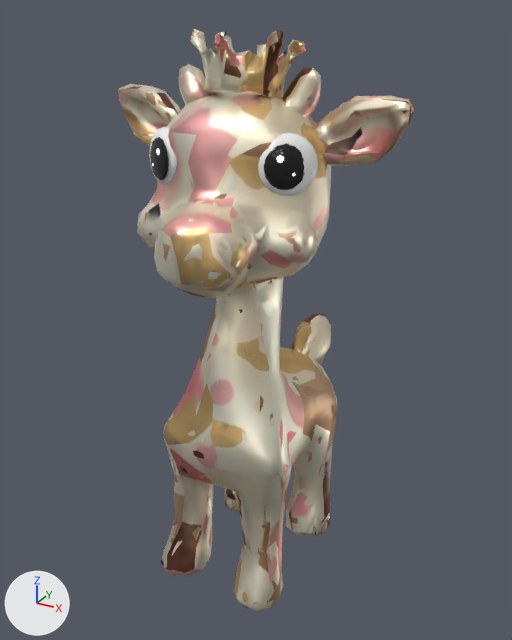
The glTF model pieces/dame_weiss.glb: old version first, new version second.
Camera for both pictures: a camera (50 mm lens) standing at (0.793, -1.48, 1.419) and looking at (-0.015, -0.011, 0.684). Lighting does not change. The marker at lower left points along +X, +Y and +Z. The older version comes first. Vertices at exactly the same position are counted once.

The first picture shows 'geometry_0'.
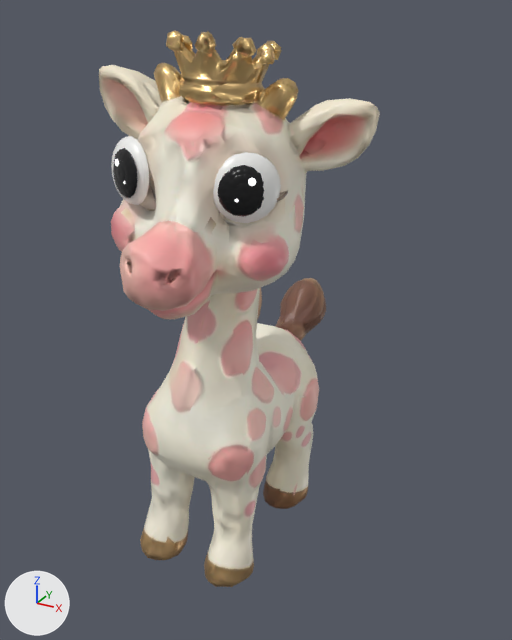
Edits to the bpy script that builds the scene:
```text
Add img_image_2_image_3:
    img_image_2_image_3 = load_image('Image_2-Image_3', '_unpacked/Image_2-Image_3', 1024, 1024, 'Non-Color')
Change mat_material_0:
    where n4 = _N.new('ShaderNodeTexImage'); n4.name = 'Image Texture.001'
    n4.image: img_image_1 -> img_image_2_image_3
    add n5 = _N.new('ShaderNodeNormalMap'); n5.name = 'Normal Map'
    add n5.uv_map = 'UVMap'
    add n6 = _N.new('ShaderNodeTexImage'); n6.name = 'Image Texture.002'
    add n6.image = img_image_1
    where n0 = _N.new('ShaderNodeBsdfPrincipled'); n0.name = 'Principled BSDF'
    add _L.new(n5.outputs[0], n0.inputs[5])  # 'Normal' to 'Normal'
    add _L.new(n6.outputs[0], n5.inputs[1])  # 'Color' to 'Color'
Change me_geometry_0:
    used by ob_geometry_0; location = (0.0, 0.0, 0.0)
    remove me_geometry_0.from_pydata(...)  # 2833 vertices, 5553 faces; spans x -0.354..0.354, y -0.402..0.402, z 0.0..1.38
    add me_geometry_0.from_pydata(...)  # 2902 vertices, 5680 faces; spans x -0.309..0.309, y -0.503..0.503, z 0.0..1.38
    me_geometry_0 part 1: the loose piece of 17 vertices spanning x -0.13..-0.116, y -0.25..-0.241, z 1.133..1.149 is moved by (-0.019, -0.113, -0.006)
    me_geometry_0 part 2: the loose piece of 17 vertices spanning x 0.147..0.159, y -0.222..-0.211, z 1.138..1.154 is moved by (-0.008, -0.101, -0.026)
    me_geometry_0 part 3: the loose piece of 65 vertices spanning x -0.17..-0.091, y -0.256..-0.208, z 1.077..1.169 is turned 7.1 degrees about the z axis through its middle and scaled by 1.08, then moved by (0.006, -0.125, -0.007)
    me_geometry_0 part 4: the loose piece of 65 vertices spanning x 0.124..0.193, y -0.233..-0.171, z 1.082..1.174 is multiplied about its middle by the matrix ((1.079, 0.006, 0.048), (-0.004, 1.079, -0.055), (-0.048, 0.054, 1.078)), then moved by (-0.031, -0.119, -0.027)
    me_geometry_0 part 5: the loose piece of 101 vertices spanning x -0.186..-0.074, y -0.25..-0.177, z 1.059..1.186 is turned 7.1 degrees about the z axis through its middle and scaled by 1.08, then moved by (0.004, -0.124, -0.007)
    me_geometry_0 part 6: the loose piece of 101 vertices spanning x 0.104..0.203, y -0.228..-0.138, z 1.063..1.191 is multiplied about its middle by the matrix ((1.079, 0.006, 0.048), (-0.004, 1.079, -0.055), (-0.048, 0.054, 1.078)), then moved by (-0.031, -0.117, -0.027)
    me_geometry_0 part 7: the loose piece of 2294 vertices spanning x -0.354..0.354, y -0.402..0.402, z 0.0..1.38 is rebuilt with 2502 vertices and now spans x -0.309..0.309, y -0.503..0.503, z 0.0..1.38
    me_geometry_0 part 8: the loose piece of 129 vertices spanning x -0.115..0.101, y -0.191..0.053, z 1.234..1.376 is deleted
    other edits to the shape of me_geometry_0 do not show in these pictures
```

What differs and where, as boxes [x1, y1, x2, y2] in the pictures (512 x 640 px; the box of a moved part takes in the faces that stretch with it):
'geometry_0', surface changed, reshaped
    before: [118, 29, 414, 611]
    after: [99, 31, 380, 587]
part 1 of me_geometry_0, moved or reshaped
    before: [156, 148, 160, 155]
    after: [115, 159, 119, 166]
part 2 of me_geometry_0, moved or reshaped
    before: [277, 155, 284, 163]
    after: [248, 178, 256, 186]
part 3 of me_geometry_0, moved or reshaped
    before: [150, 137, 168, 180]
    after: [113, 148, 137, 198]
part 4 of me_geometry_0, moved or reshaped
    before: [264, 144, 304, 190]
    after: [217, 165, 264, 217]
part 5 of me_geometry_0, moved or reshaped
    before: [149, 127, 177, 184]
    after: [111, 136, 149, 205]
part 6 of me_geometry_0, moved or reshaped
    before: [258, 133, 318, 196]
    after: [213, 152, 281, 223]
part 7 of me_geometry_0, rebuilt
    before: [118, 29, 414, 611]
    after: [99, 31, 380, 587]
part 8 of me_geometry_0, deleted
    before: [190, 32, 305, 93]
